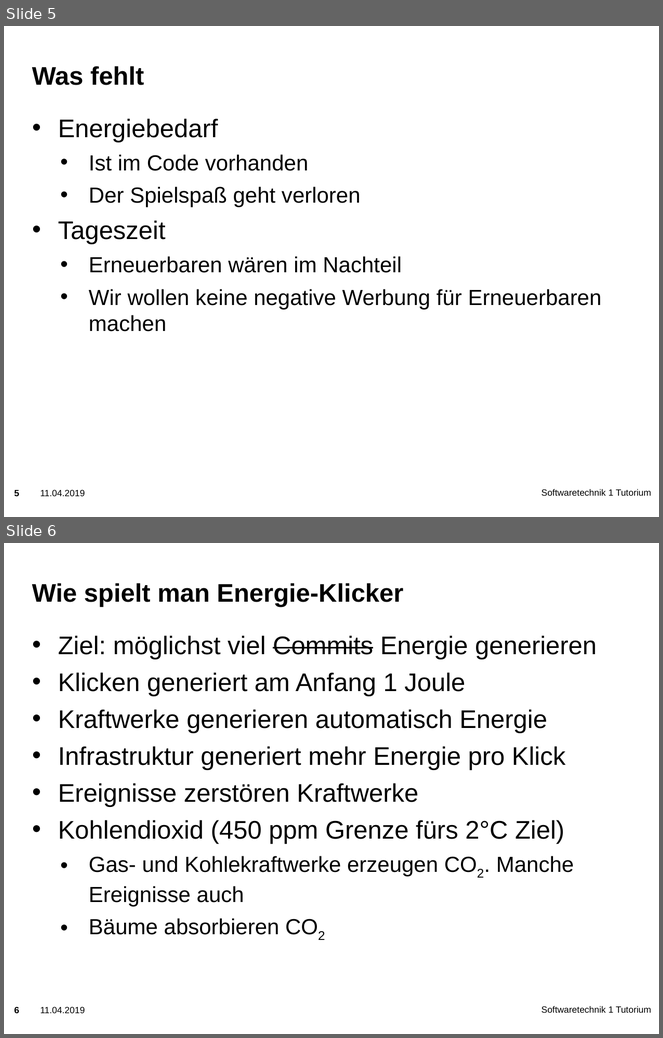
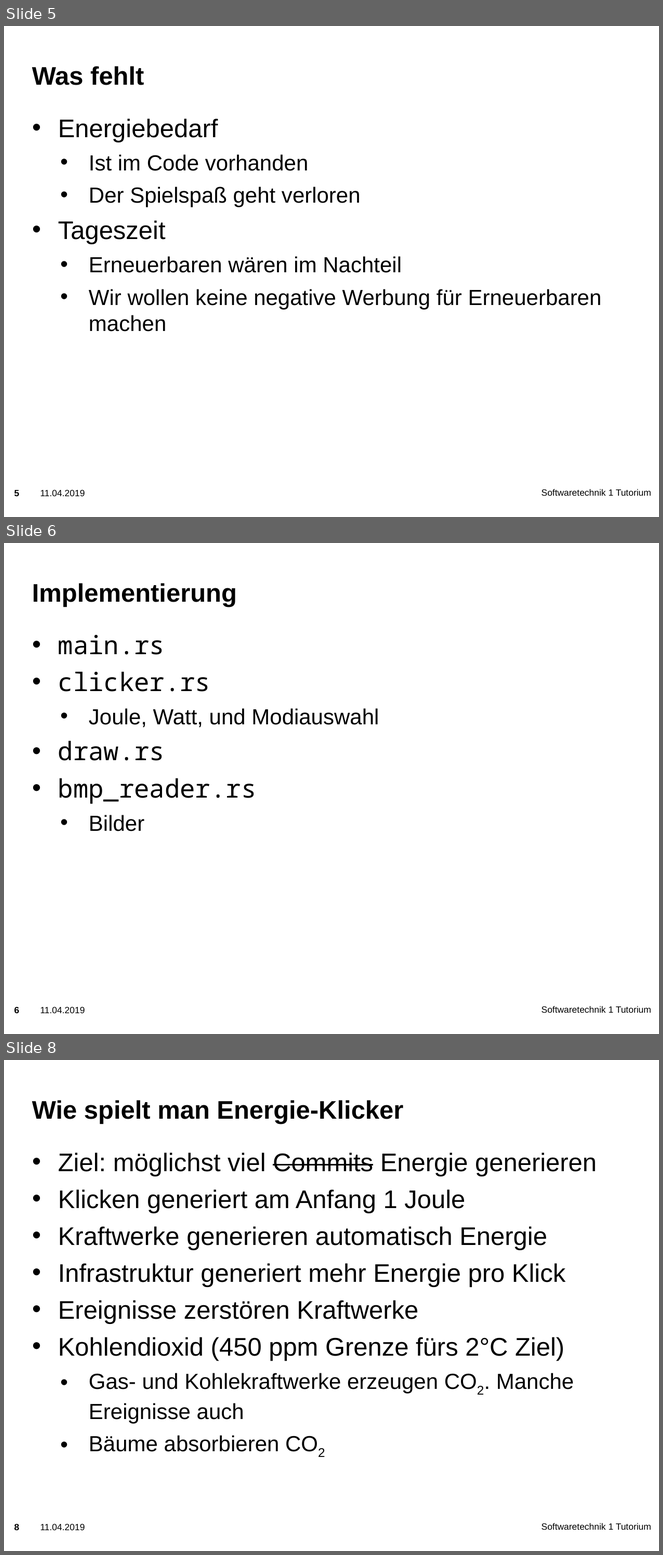
Before and after one commit to zyxsachin/embeddedRust, a slide deck: presentation.pptx. Shown one above the other, each under a label of ours: slides 5 and 6 before the commit, slides 5, 6 and 8 after it; the slides between them are not shown. The pictures are 663x1038 and 663x1555 pixels, drawn with LibreOffice and Linux fonts; fonts in the diff are those of the drawing; background and template pictures are left out. Boxes give left, top, right and bottom in pixels: in the first picture for what was removed or moved away, otherwise in the second. Text is boxed around its words. In the diff, an @@ line names an element or a change of style, - is before the commit and + after.

```diff
--- a/presentation.pptx
+++ b/presentation.pptx
@@ slide 6 added at bbox=[4, 543, 659, 1034], background picture (left out); not listed: 3 template elements that a slide beside it also shows @@
@@ title added at bbox=[32, 583, 237, 607], 28 pt, text #000000, bold @@
+Implementierung
@@ text added at bbox=[58, 635, 379, 832], 28 pt, text #000000 @@
+• main.rs
+• clicker.rs
+  • Joule, Watt, und Modiauswahl
+• draw.rs
+• bmp_reader.rs
+  • Bilder
@@ what was slide 6 is now slide 8 @@
```
Also in this commit, not shown: 2 slides changed, 6 other slides added, 4 slides removed, 1 other file.
